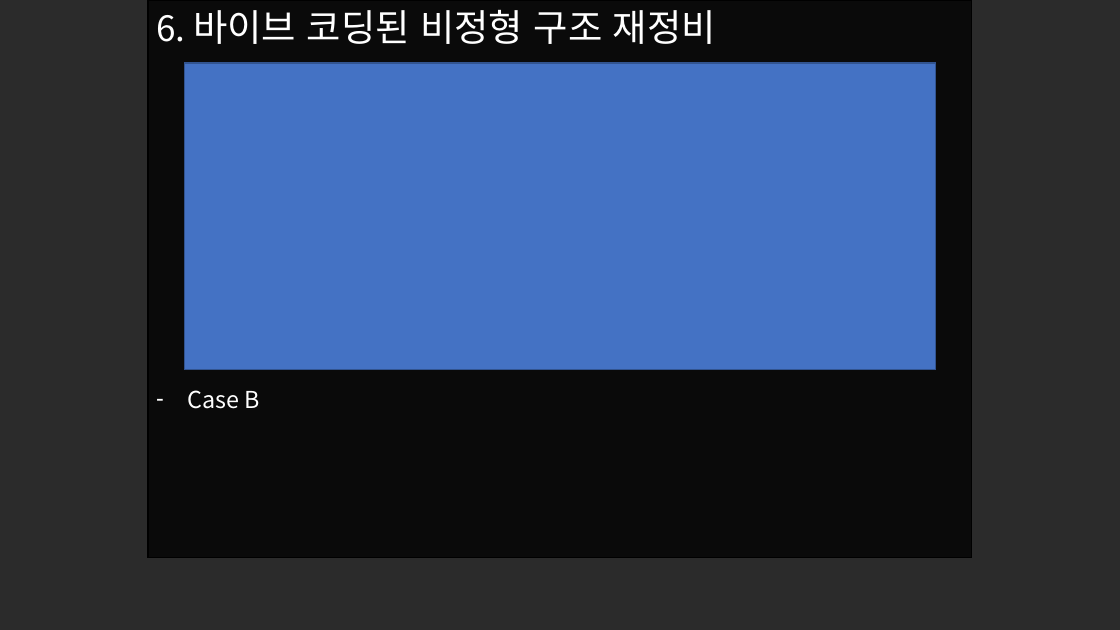
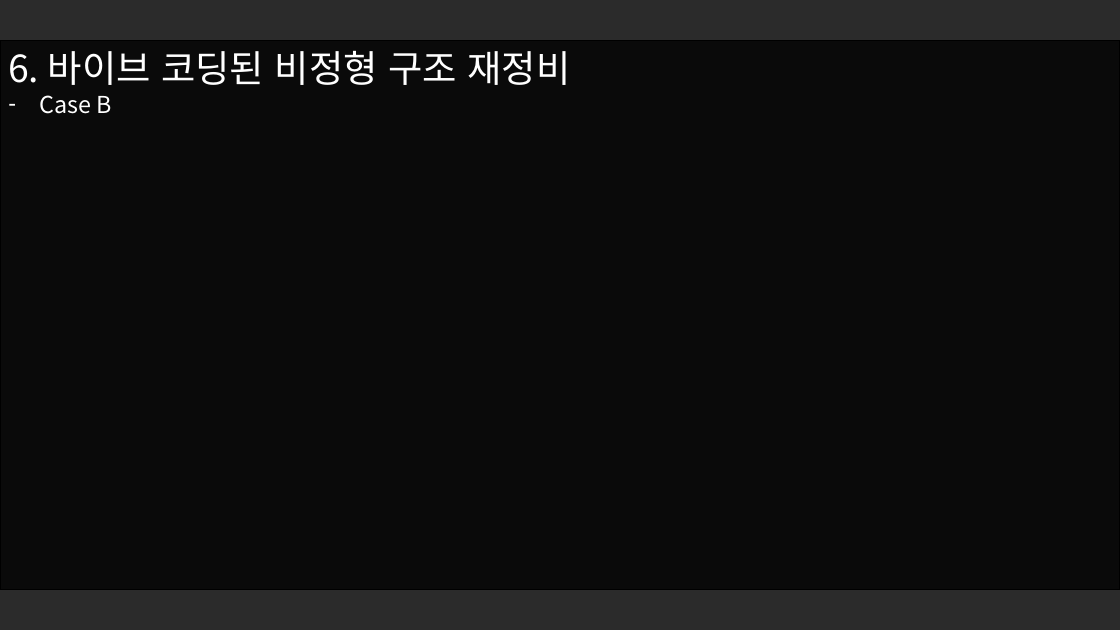
Before and after one commit to Jeve98/Portfolio, a slide deck: slide 8 of assets/포트폴리오.pptx. Drawn at 1120x630 pixels with LibreOffice and Linux fonts; fonts in the diff are those of the drawing; background and template pictures are left out; a plain dark background stands for a picture behind light text. Boxes give left, top, right and bottom in pixels: in the first picture for what was removed or moved away, otherwise in the second. Text is boxed around its words. In the diff, an @@ line names an element or a change of style, - is before the commit and + after.

```diff
--- a/assets/포트폴리오.pptx
+++ b/assets/포트폴리오.pptx
@@ text "6. 바이브 코딩된 비정형 구조 ...": place and size @@
-text "6. 바이브 코딩된 비정형 구조 ..." at [156,9,716,409]
+text "6. 바이브 코딩된 비정형 구조 ..." at [8,50,570,114]
@@ rectangle: place and size @@
-rectangle at [148,0,972,558]
+rectangle at [0,40,1120,589]
@@ text at [8,50,570,85]: size 30 to 32 pt in "6." @@
@@ rectangle removed at [184,63,935,370] @@
```
Also in this commit, not shown: 7 other slides changed, 2 other files.
